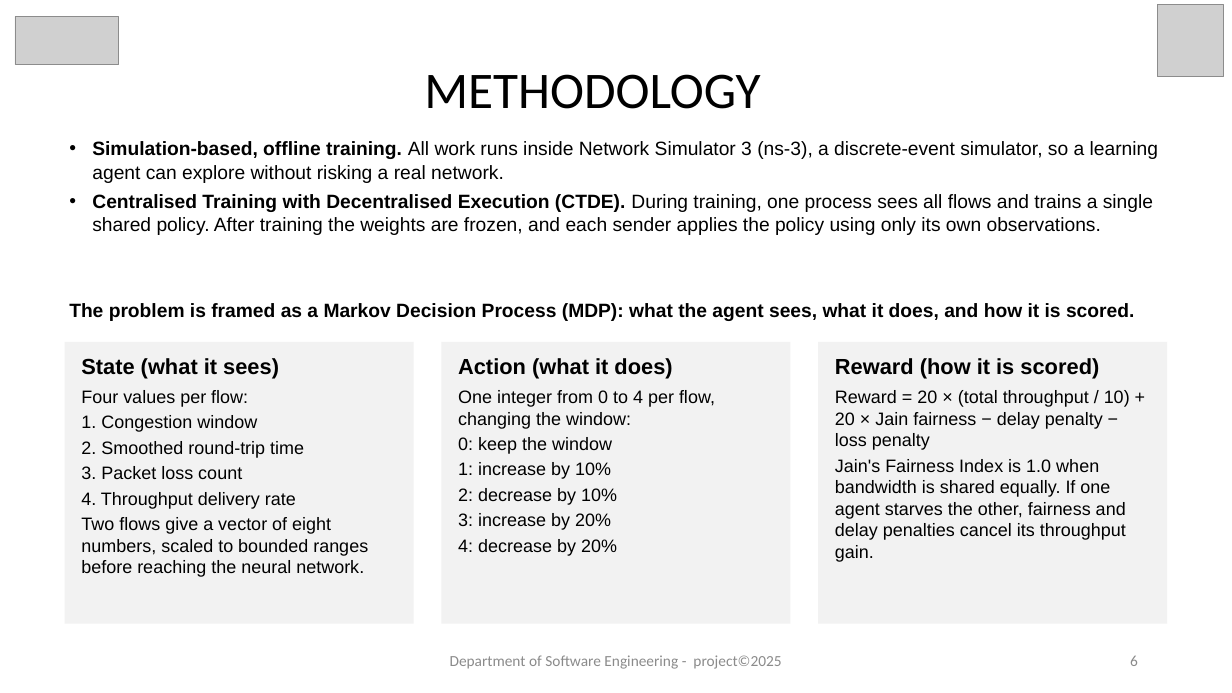
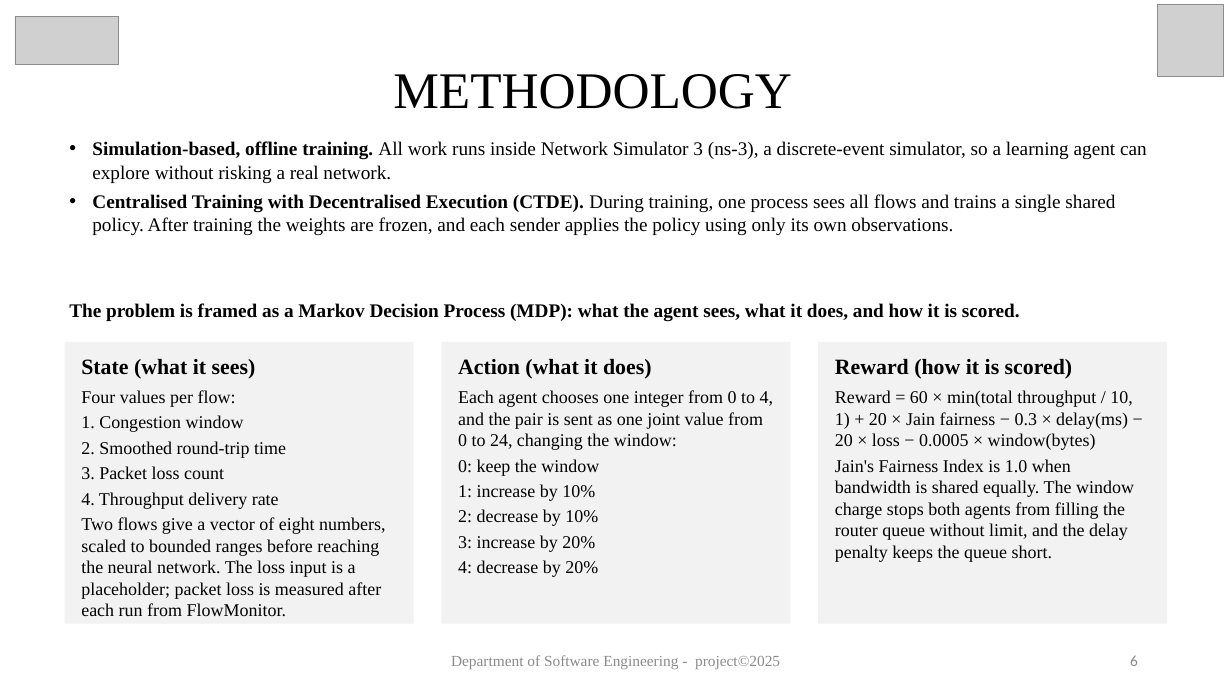
Before and after one commit to Ksschkw/CongestIQ-FYP, a slide deck: slide 6 of reportssofar/Okafor_Kosisochukwu_Johnpaul_FYP_Presentation_corrected.pptx. Drawn at 1232x693 pixels with LibreOffice and Linux fonts; fonts in the diff are those of the drawing; grey boxes stand for pictures. Boxes give left, top, right and bottom in pixels: in the first picture for what was removed or moved away, otherwise in the second. Text is boxed around its words. In the diff, an @@ line names an element or a change of style, - is before the commit and + after.

```diff
--- a/reportssofar/Okafor_Kosisochukwu_Johnpaul_FYP_Presentation_corrected.pptx
+++ b/reportssofar/Okafor_Kosisochukwu_Johnpaul_FYP_Presentation_corrected.pptx
@@ text "METHODOLOGY" at <box>393,74,792,109</box>: font Calibri to Times New Roman @@
@@ text "Simulation-based, offline training. All work ..." at <box>92,141,1147,235</box>: font Arial to Times New Roman @@
@@ text "The problem is framed as ..." at <box>69,303,1020,322</box>: font Arial to Times New Roman @@
@@ text in rectangle at <box>81,359,286,509</box>: font Arial to Times New Roman in "State (what it sees)", "Four values per flow:", "1. Congestion window", "2. Smoothed round-trip time" and 2 more places @@
@@ text in rectangle at <box>458,359,652,577</box>: font Arial to Times New Roman in "Action (what it does)", "0: keep the window", "1: increase by 10%", "2: decrease by 10%" and 2 more places @@
@@ text in rectangle at <box>835,359,1073,379</box>: font Arial to Times New Roman in "Reward (how it is scored)" @@
@@ text in rectangle at <box>458,390,773,450</box>: text changed; font Arial to Times New Roman @@
-One integer from 0 to 4 per flow, changing the window:
+Each agent chooses one integer from 0 to 4, and the pair is sent as one joint value from 0 to 24, changing the window:
@@ text in rectangle at <box>835,390,1134,562</box>: text changed; font Arial to Times New Roman @@
-Reward = 20 × (total throughput / 10) + 20 × Jain fairness − delay penalty − loss penalty
-Jain's Fairness Index is 1.0 when bandwidth is shared equally. If one agent starves the other, fairness and delay penalties cancel its throughput gain.
+Reward = 60 × min(total throughput / 10, 1) + 20 × Jain fairness − 0.3 × delay(ms) − 20 × loss − 0.0005 × window(bytes)
+Jain's Fairness Index is 1.0 when bandwidth is shared equally. The window charge stops both agents from filling the router queue without limit, and the delay penalty keeps the queue short.
@@ text in rectangle at <box>81,517,385,616</box>: text changed; font Arial to Times New Roman @@
-Two flows give a vector of eight numbers, scaled to bounded ranges before reaching the neural network.
+Two flows give a vector of eight numbers, scaled to bounded ranges before reaching the neural network. The loss input is a placeholder; packet loss is measured after each run from FlowMonitor.
@@ text "Department of Software Engineering - ..." at <box>451,655,780,669</box>: font Calibri to Times New Roman @@
```
Also in this commit, not shown: 11 other slides changed, 1 other file.
